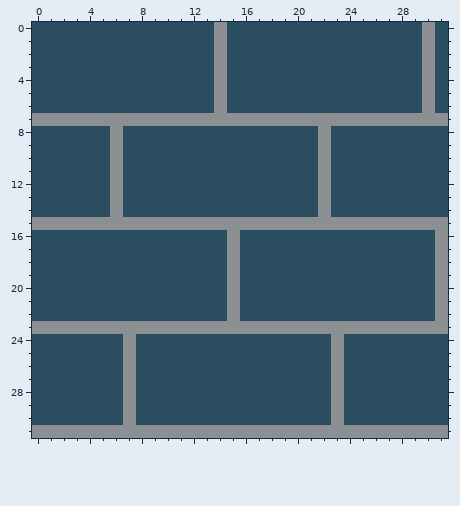
File history of a pixel-art sprite, textures/brick.png. This is how it looked before the edit.
The file is 32x32 pixels.
New version:
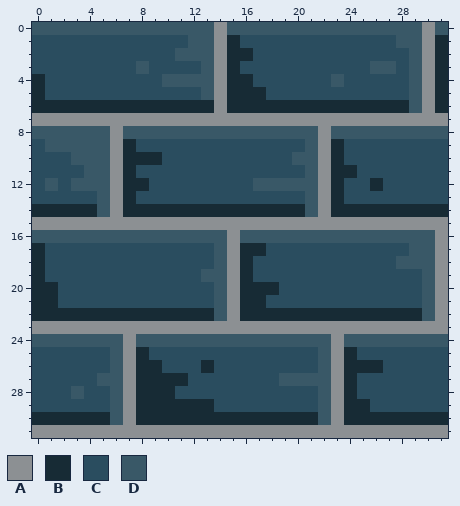
Palette (. is transparent): A #8c9093  B #172b35  C #2a4d5f  D #395867
Change:
@@ x 0..31 @@
- 0 CCCCCCCCCCCCCCACCCCCCCCCCCCCCCAC
- 1 CCCCCCCCCCCCCCACCCCCCCCCCCCCCCAC
- 2 CCCCCCCCCCCCCCACCCCCCCCCCCCCCCAC
- 3 CCCCCCCCCCCCCCACCCCCCCCCCCCCCCAC
- 4 CCCCCCCCCCCCCCACCCCCCCCCCCCCCCAC
- 5 CCCCCCCCCCCCCCACCCCCCCCCCCCCCCAC
- 6 CCCCCCCCCCCCCCACCCCCCCCCCCCCCCAC
+ 0 DDDDDDDDDDDDDDADDDDDDDDDDDDDDDAD
+ 1 CCCCCCCCCCCCDDABCCCCCCCCCCCCDDAB
+ 2 CCCCCCCCCCCDDDABBCCCCCCCCCCCCDAB
+ 3 CCCCCCCCDCCCCDABCCCCCCCCCCDDCDAB
+ 4 BCCCCCCCCCDDDDABBCCCCCCDCCCCCDAB
+ 5 BCCCCCCCCCCCCDABBBCCCCCCCCCCCDAB
+ 6 BBBBBBBBBBBBBBABBBBBBBBBBBBBBDAB
  7 AAAAAAAAAAAAAAAAAAAAAAAAAAAAAAAA
- 8 CCCCCCACCCCCCCCCCCCCCCACCCCCCCCC
- 9 CCCCCCACCCCCCCCCCCCCCCACCCCCCCCC
-10 CCCCCCACCCCCCCCCCCCCCCACCCCCCCCC
-11 CCCCCCACCCCCCCCCCCCCCCACCCCCCCCC
-12 CCCCCCACCCCCCCCCCCCCCCACCCCCCCCC
-13 CCCCCCACCCCCCCCCCCCCCCACCCCCCCCC
-14 CCCCCCACCCCCCCCCCCCCCCACCCCCCCCC
+ 8 DDDDDDADDDDDDDDDDDDDDDADDDDDDDDD
+ 9 CDDDDDABCCCCCCCCCCCCCDABCCCCCCCC
+10 CCCDDDABBBCCCCCCCCCCDDABCCCCCCCC
+11 CCCCDDABCCCCCCCCCCCCCDABBCCCCCCC
+12 CDCDDDABBCCCCCCCCDDDDDABCCBCCCCC
+13 CCCCCDABCCCCCCCCCCCCCDABCCCCCCCC
+14 BBBBBDABBBBBBBBBBBBBBDABBBBBBBBB
 15 AAAAAAAAAAAAAAAAAAAAAAAAAAAAAAAA
-16 CCCCCCCCCCCCCCCACCCCCCCCCCCCCCCA
-17 CCCCCCCCCCCCCCCACCCCCCCCCCCCCCCA
-18 CCCCCCCCCCCCCCCACCCCCCCCCCCCCCCA
-19 CCCCCCCCCCCCCCCACCCCCCCCCCCCCCCA
-20 CCCCCCCCCCCCCCCACCCCCCCCCCCCCCCA
-21 CCCCCCCCCCCCCCCACCCCCCCCCCCCCCCA
-22 CCCCCCCCCCCCCCCACCCCCCCCCCCCCCCA
+16 DDDDDDDDDDDDDDDADDDDDDDDDDDDDDDA
+17 BCCCCCCCCCCCCCDABBCCCCCCCCCCCDDA
+18 BCCCCCCCCCCCCCDABCCCCCCCCCCCDDDA
+19 BCCCCCCCCCCCCDDABCCCCCCCCCCCCCDA
+20 BBCCCCCCCCCCCCDABBBCCCCCCCCCCCDA
+21 BBCCCCCCCCCCCCDABBCCCCCCCCCCCCDA
+22 BBBBBBBBBBBBBBDABBBBBBBBBBBBBBDA
 23 AAAAAAAAAAAAAAAAAAAAAAAAAAAAAAAA
-24 CCCCCCCACCCCCCCCCCCCCCCACCCCCCCC
-25 CCCCCCCACCCCCCCCCCCCCCCACCCCCCCC
-26 CCCCCCCACCCCCCCCCCCCCCCACCCCCCCC
-27 CCCCCCCACCCCCCCCCCCCCCCACCCCCCCC
-28 CCCCCCCACCCCCCCCCCCCCCCACCCCCCCC
-29 CCCCCCCACCCCCCCCCCCCCCCACCCCCCCC
-30 CCCCCCCACCCCCCCCCCCCCCCACCCCCCCC
+24 DDDDDDDADDDDDDDDDDDDDDDADDDDDDDD
+25 CCCCCCDABCCCCCCCCCCCCCDABCCCCCCC
+26 CCCCCCDABBCCCBCCCCCCCCDABBBCCCCC
+27 CCCCCDDABBBBCCCCCCCDDDDABCCCCCCC
+28 CCCDCCDABBBCCCCCCCCCCCDABCCCCCCC
+29 CCCCCCDABBBBBBCCCCCCCCDABBCCCCCC
+30 BBBBBBDABBBBBBBBBBBBBBDABBBBBBBB
 31 AAAAAAAAAAAAAAAAAAAAAAAAAAAAAAAA
Pixel boxes of the changes (left, top, right, bottom) in both pictures:
changed: (32, 22, 448, 425)
